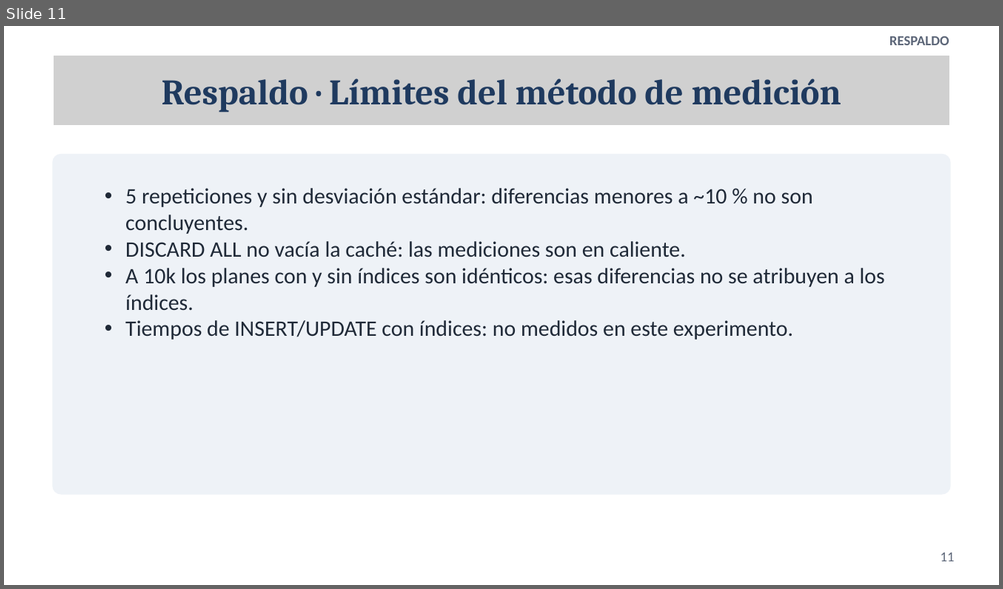
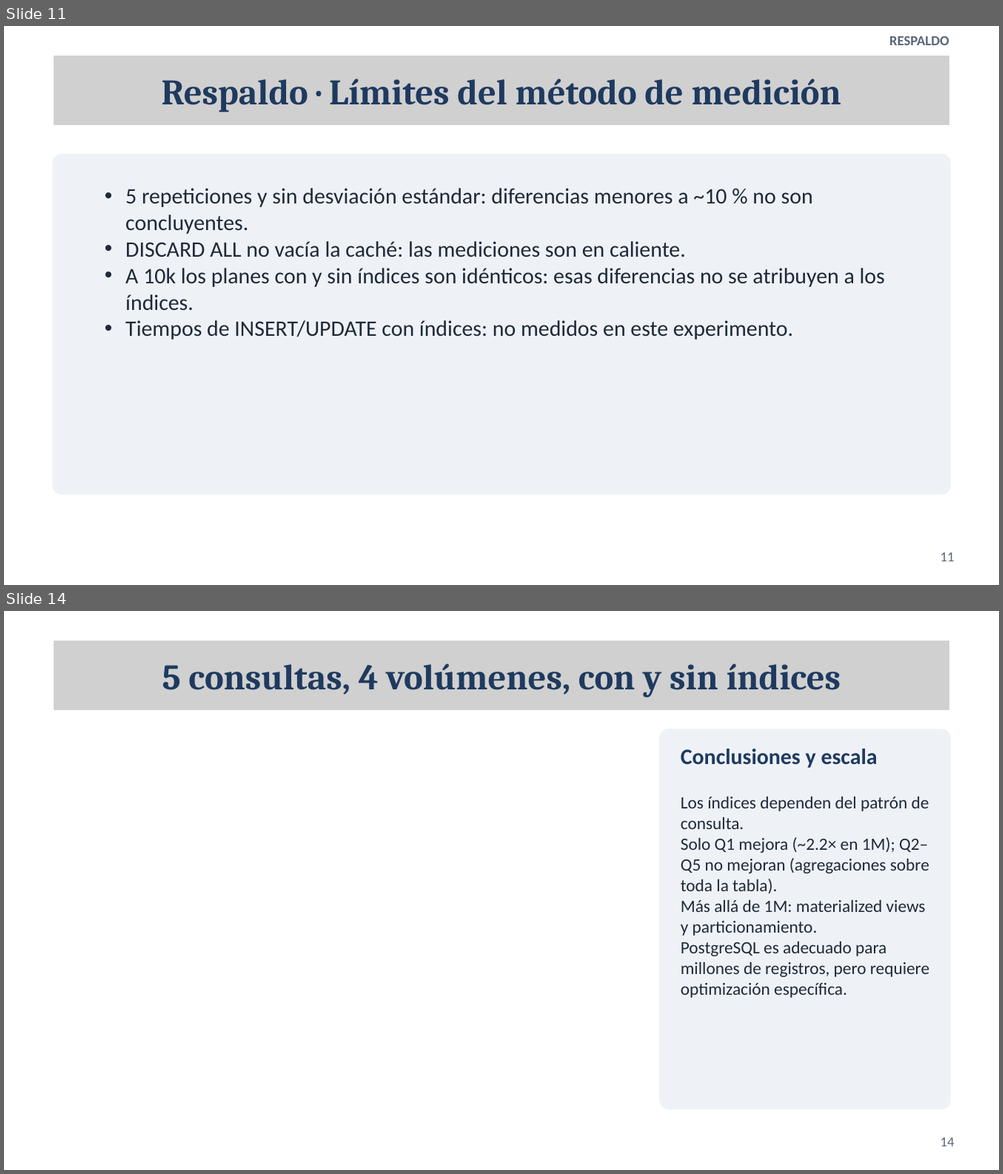
Before and after one commit to MiguelAngelDominguez/proyecto-bd-llm, a slide deck: exposicion_bd1_llm.pptx.pptx. Shown one above the other, each under a label of ours: slide 11 before the commit, slides 11 and 14 after it; the slides between them are not shown. The pictures are 1003x589 and 1003x1174 pixels, drawn with LibreOffice and Linux fonts; fonts in the diff are those of the drawing; grey boxes stand for pictures. Boxes give left, top, right and bottom in pixels: in the first picture for what was removed or moved away, otherwise in the second. Text is boxed around its words. In the diff, an @@ line names an element or a change of style, - is before the commit and + after.

Commit message:
feat: agrega 3 slides nuevas (12-14) para parte del usuario en PPTX

```diff
--- a/exposicion_bd1_llm.pptx.pptx
+++ b/exposicion_bd1_llm.pptx.pptx
@@ slide 14 added at (4, 611, 999, 1170), background #FFFFFF @@
@@ picture added at (54, 641, 949, 710) @@
@@ text added at (162, 664, 841, 698), 52 pt, text #1F3A5F, bold @@
+5 consultas, 4 volúmenes, con y sin índices
@@ freeform shape added at (660, 730, 950, 1109), fill #EEF2F7, outline #EEF2F7 2 pt @@
@@ text added at (680, 749, 877, 768), 32 pt, text #1F3A5F, bold @@
+Conclusiones y escala
@@ text added at (680, 796, 929, 998), 25 pt, text #1F2937 @@
+Los índices dependen del patrón de consulta.
+Solo Q1 mejora (~2.2× en 1M); Q2–Q5 no mejoran (agregaciones sobre toda la tabla).
+Más allá de 1M: materialized views y particionamiento.
+PostgreSQL es adecuado para millones de registros, pero requiere optimización específica.
@@ text added at (940, 1138, 954, 1147), 20 pt, text #5B6577 @@
+14
```
Also in this commit, not shown: 1 slide changed, 2 other slides added.
